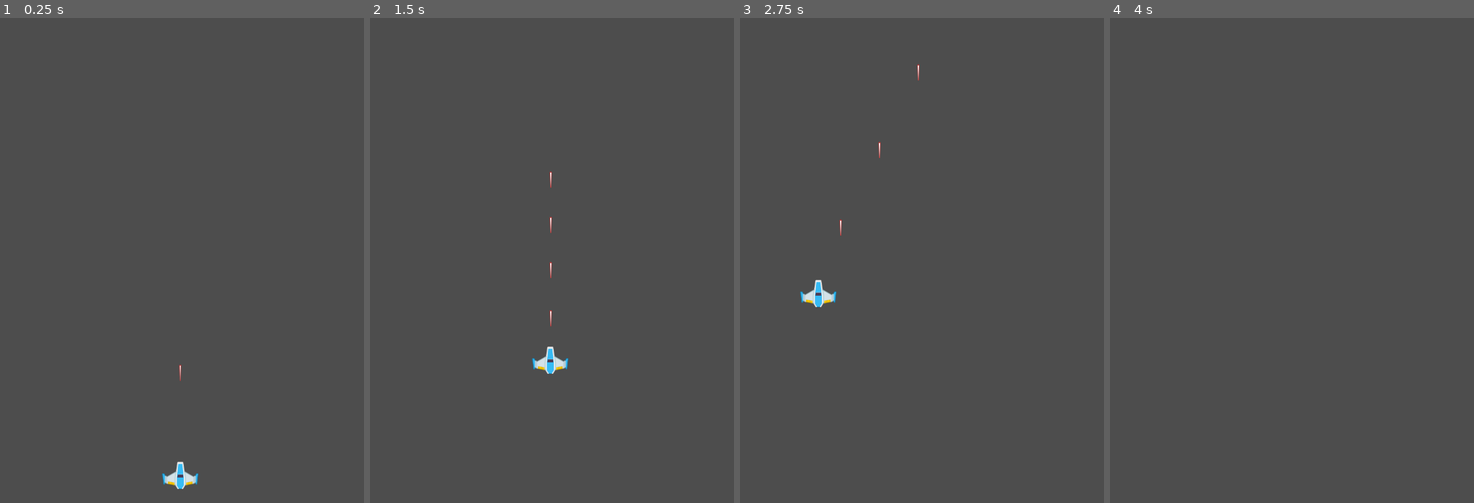
Above: before the commit, frames 1-4 (left to right).
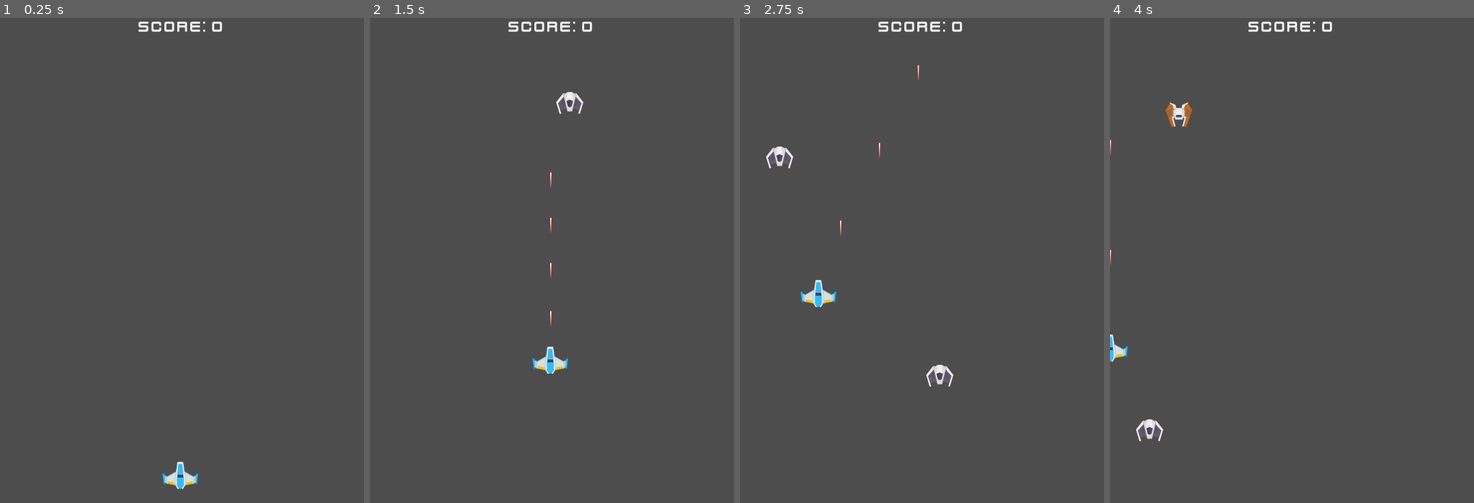
Above: after the commit, the same moments.

Repository: alin07/space-shooter
Game: Godot game, scene res://scenes/game.tscn
Two runs of this game, one before a commit and one after it. Both use one fixed random seed, a clock stepped at 60 frames per second and the inputs below.
Inputs:
- Up to frame 1 (0.25 s): no input
- Up to frame 2 (1.5 s): tap Enter at 0.5 s; hold Space (shoot) 0.53-1.28 s; hold W (move_up) from 0.53 s (still down); tap Space (shoot) at 1.35 s
- Up to frame 3 (2.75 s): release W (move_up) at 2.03 s; hold A (move_left) from 2.03 s (still down); hold Space (shoot) from 2.03 s (still down)
- Up to frame 4 (4 s): release Space (shoot) at 2.78 s; tap Space (shoot) at 2.85 s; release A (move_left) at 3.53 s; hold S (move_down) from 3.53 s (still down); hold Space (shoot) from 3.53 s (still down)

The runs differ from the first frame. In frame 1, 0.3% of the frame differs, in the area x 38-61%, y 0-75%; in frame 2, 0.5%; in frame 3, 0.7%; in frame 4, 0.9%, in the area x 0-61%, y 0-88%.

Commit message:
added 2 enemies, point accumulation, enemy hp and collision/death

Diff:
--- a/project.godot
+++ b/project.godot
@@ -58,3 +58,9 @@
 "events": [Object(InputEventKey,"resource_local_to_scene":false,"resource_name":"","device":-1,"window_id":0,"alt_press …(191 unchanged characters)…
 ]
 }
+
+[layer_names]
+
+2d_physics/layer_1="player"
+2d_physics/layer_2="enemy"
+2d_physics/layer_3="laser"
--- /dev/null
+++ b/scenes/diver_enemy.tscn
@@ -0,0 +1,13 @@
+[gd_scene load_steps=3 format=3 uid="uid://bjlro6q8gbh06"]
+
+[ext_resource type="PackedScene" uid="uid://cx1djqlmv3yp6" path="res://scenes/enemy.tscn" id="1_xqqn6"]
+[ext_resource type="Texture2D" uid="uid://blcd8lp6k6h2b" path="res://assets/PNG/Enemies/enemyBlack3.png" id="2_2c668"]
+
+[node name="DiverEnemy" instance=ExtResource("1_xqqn6")]
+speed = 900
+hp = 1
+points = 2000
+
+[node name="Sprite2D" parent="." index="0"]
+scale = Vector2(1.1, 1.1)
+texture = ExtResource("2_2c668")
--- /dev/null
+++ b/scenes/enemy.tscn
@@ -0,0 +1,28 @@
+[gd_scene load_steps=4 format=3 uid="uid://cx1djqlmv3yp6"]
+
+[ext_resource type="Script" path="res://scripts/enemy.gd" id="1_cwmxn"]
+[ext_resource type="Texture2D" uid="uid://jhmu88hphm63" path="res://assets/PNG/Enemies/enemyRed1.png" id="1_svmp6"]
+
+[sub_resource type="CircleShape2D" id="CircleShape2D_l8asn"]
+radius = 54.0093
+
+[node name="Enemy" type="Area2D"]
+collision_layer = 2
+collision_mask = 5
+script = ExtResource("1_cwmxn")
+hp = 2
+
+[node name="Sprite2D" type="Sprite2D" parent="."]
+scale = Vector2(1.25, 1.25)
+texture = ExtResource("1_svmp6")
+
+[node name="CollisionShape2D" type="CollisionShape2D" parent="."]
+shape = SubResource("CircleShape2D_l8asn")
+
+[node name="VisibleOnScreenNotifier2D" type="VisibleOnScreenNotifier2D" parent="."]
+position = Vector2(0, -108)
+scale = Vector2(2.15, 2)
+
+[connection signal="area_entered" from="." to="." method="_on_area_entered"]
+[connection signal="body_entered" from="." to="." method="_on_body_entered"]
+[connection signal="screen_exited" from="VisibleOnScreenNotifier2D" to="." method="_on_visible_on_screen_notifier_2d_screen_exited"]
--- a/scenes/game.tscn
+++ b/scenes/game.tscn
@@ -1,11 +1,21 @@
-[gd_scene load_steps=4 format=3 uid="uid://c1w1gu1pc457a"]
+[gd_scene load_steps=6 format=3 uid="uid://c1w1gu1pc457a"]
 
 [ext_resource type="Script" path="res://scripts/game.gd" id="1_hn0ng"]
 [ext_resource type="PackedScene" uid="uid://bpys2tojhagm5" path="res://scenes/player.tscn" id="2_ns3ql"]
-[ext_resource type="PackedScene" uid="uid://b7n8gw3h8anw1" path="res://scenes/laser.tscn" id="3_httbx"]
+[ext_resource type="PackedScene" uid="uid://bjlro6q8gbh06" path="res://scenes/diver_enemy.tscn" id="4_34ys8"]
+[ext_resource type="PackedScene" uid="uid://crj4elhxf7aec" path="res://scenes/hud.tscn" id="4_scg38"]
+[ext_resource type="PackedScene" uid="uid://cx1djqlmv3yp6" path="res://scenes/enemy.tscn" id="4_sxqtd"]
 
 [node name="Game" type="Node2D"]
 script = ExtResource("1_hn0ng")
+enemy_scenes = Array[PackedScene]([ExtResource("4_sxqtd"), ExtResource("4_34ys8")])
+
+[node name="UILayer" type="CanvasLayer" parent="."]
+
+[node name="HUD" parent="UILayer" instance=ExtResource("4_scg38")]
+
+[node name="EnemySpawnTimer" type="Timer" parent="."]
+autostart = true
 
 [node name="Player" parent="." instance=ExtResource("2_ns3ql")]
 position = Vector2(743, 1858)
@@ -13,8 +23,9 @@
 [node name="PlayerSpawnPos" type="Marker2D" parent="."]
 position = Vector2(743, 1887)
 
-[node name="Laser" parent="." instance=ExtResource("3_httbx")]
-position = Vector2(743, 1797)
-
 [node name="LaserContainer" type="Node2D" parent="."]
 position = Vector2(4, 2)
+
+[node name="EnemyContainer" type="Node2D" parent="."]
+
+[connection signal="timeout" from="EnemySpawnTimer" to="." method="_on_enemy_spawn_timer_timeout"]
--- /dev/null
+++ b/scenes/hud.tscn
@@ -0,0 +1,29 @@
+[gd_scene load_steps=4 format=3 uid="uid://crj4elhxf7aec"]
+
+[ext_resource type="Script" path="res://scripts/hud.gd" id="1_5mdsx"]
+[ext_resource type="FontFile" uid="uid://cubj7y86kb62b" path="res://assets/Bonus/kenvector_future.ttf" id="2_63qgg"]
+
+[sub_resource type="LabelSettings" id="LabelSettings_5djbw"]
+font = ExtResource("2_63qgg")
+font_size = 64
+
+[node name="HUD" type="Control"]
+layout_mode = 3
+anchors_preset = 15
+anchor_right = 1.0
+anchor_bottom = 1.0
+grow_horizontal = 2
+grow_vertical = 2
+script = ExtResource("1_5mdsx")
+
+[node name="Score" type="Label" parent="."]
+layout_mode = 1
+anchors_preset = 10
+anchor_right = 1.0
+offset_bottom = 23.0
+grow_horizontal = 2
+text = "SCORE: 0
+"
+label_settings = SubResource("LabelSettings_5djbw")
+horizontal_alignment = 1
+vertical_alignment = 1
--- a/scenes/laser.tscn
+++ b/scenes/laser.tscn
@@ -8,6 +8,8 @@
 height = 68.0
 
 [node name="Laser" type="Area2D"]
+collision_layer = 4
+collision_mask = 2
 script = ExtResource("1_lfuma")
 
 [node name="Sprite2D" type="Sprite2D" parent="."]
@@ -23,4 +25,5 @@
 position = Vector2(0, 15)
 scale = Vector2(0.6, 0.35)
 
+[connection signal="area_entered" from="." to="." method="_on_area_entered"]
 [connection signal="screen_exited" from="VisibleOnScreenNotifier2D" to="." method="_on_visible_on_screen_notifier_2d_screen_exited"]
--- a/scenes/player.tscn
+++ b/scenes/player.tscn
@@ -4,6 +4,7 @@
 [ext_resource type="Texture2D" uid="uid://btewlu1qp7cdx" path="res://assets/PNG/playerShip1_blue.png" id="1_feph7"]
 
 [node name="Player" type="CharacterBody2D" groups=["player"]]
+collision_mask = 2
 motion_mode = 1
 script = ExtResource("1_08fr3")
 
--- /dev/null
+++ b/scripts/enemy.gd
@@ -0,0 +1,30 @@
+class_name Enemy extends Area2D
+signal killed(points)
+
+@export var speed = 500
+@export var hp = 1
+@export var points = 1000
+
+
+
+func _physics_process(delta: float) -> void:
+	global_position.y += speed * delta
+
+func die():
+	queue_free()
+
+
+func _on_body_entered(body: Node2D) -> void:
+	if body is Player:
+		body.die()
+		die()
+
+
+func _on_visible_on_screen_notifier_2d_screen_exited() -> void:
+	queue_free()
+
+func take_damage(amount: int) -> void:
+		hp -= amount
+		if hp <= 0:
+			killed.emit(points)
+			die()
--- a/scripts/game.gd
+++ b/scripts/game.gd
@@ -1,18 +1,25 @@
 extends Node2D
+@export var enemy_scenes: Array[PackedScene] = []
+
 
 @onready var player_spawn = $PlayerSpawnPos
 @onready var laser_container = $LaserContainer
+@onready var timer = $EnemySpawnTimer
+@onready var enemy_container = $EnemyContainer
+@onready var hud = $UILayer/HUD
 
 var player = null
-# Called when the node enters the scene tree for the first time.
+var score := 0:
+	set(value):
+		score = value
+		hud.score = score
+
 func _ready() -> void:
 	player = get_tree().get_first_node_in_group("player")
 	player.global_position = player_spawn.global_position
 	player.laser_shot.connect(_on_player_laser_shot)
 
-
-# Called every frame. 'delta' is the elapsed time since the previous frame.
-func _process(delta: float) -> void:
+func _process(_delta: float) -> void:
 	if Input.is_action_just_pressed("quit"):
 		get_tree().quit()
 	elif  Input.is_action_just_pressed("reset"):
@@ -21,6 +28,15 @@
 
 func _on_player_laser_shot(laser_scene, location):
 	var laser = laser_scene.instantiate()
-	#location.y -= 75
 	laser.global_position = location
 	laser_container.add_child(laser)
+
+
+func _on_enemy_spawn_timer_timeout() -> void:
+	var e = enemy_scenes.pick_random().instantiate()
+	e.global_position = Vector2(randf_range(50, 1000), -100)
+	e.killed.connect(_on_enemy_killed)
+	enemy_container.add_child(e)
+
+func _on_enemy_killed(points: int) -> void:
+	score += points
--- /dev/null
+++ b/scripts/hud.gd
@@ -0,0 +1,5 @@
+extends Control
+
+@onready var score = $Score:
+	set(value):
+		score.text = "Score: " + str(value)
--- a/scripts/laser.gd
+++ b/scripts/laser.gd
@@ -1,16 +1,15 @@
 extends Area2D
 
 @export var speed = 1200
-# Called when the node enters the scene tree for the first time.
-func _ready() -> void:
-	pass # Replace with function body.
+@export var dmg = 1
 
-
-# Called every frame. 'delta' is the elapsed time since the previous frame.
 func _physics_process(delta: float) -> void:
 	global_position.y += -speed * delta
-	pass
-
 
 func _on_visible_on_screen_notifier_2d_screen_exited() -> void:
 	queue_free()
+
+func _on_area_entered(area: Area2D) -> void:
+	if area is Enemy:
+		area.take_damage(dmg)
+		queue_free()
--- a/scripts/player.gd
+++ b/scripts/player.gd
@@ -1,4 +1,4 @@
-extends CharacterBody2D
+class_name Player extends CharacterBody2D
 
 @export var rate_of_fire := 0.25
 
@@ -31,8 +31,11 @@
 	else:
 		velocity.x = move_toward(velocity.x, 0, SPEED_X)
 		velocity.y = move_toward(velocity.y, 0, SPEED_Y)
-#
 	move_and_slide()
+	global_position = global_position.clamp(Vector2.ZERO, get_viewport_rect().size)
 
 func shoot() -> void:
 	laser_shot.emit(laser_scene, muzzle.global_position)
+
+func die() -> void:
+	queue_free()
